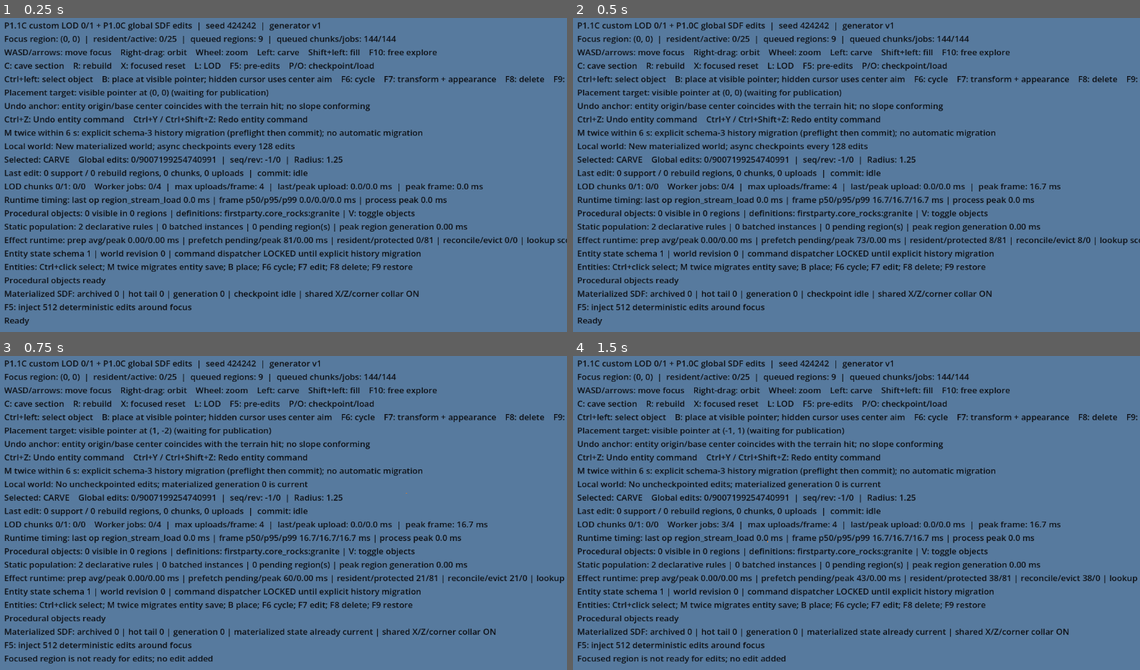
Above: before the commit, frames 1-4 (two rows, left to right).
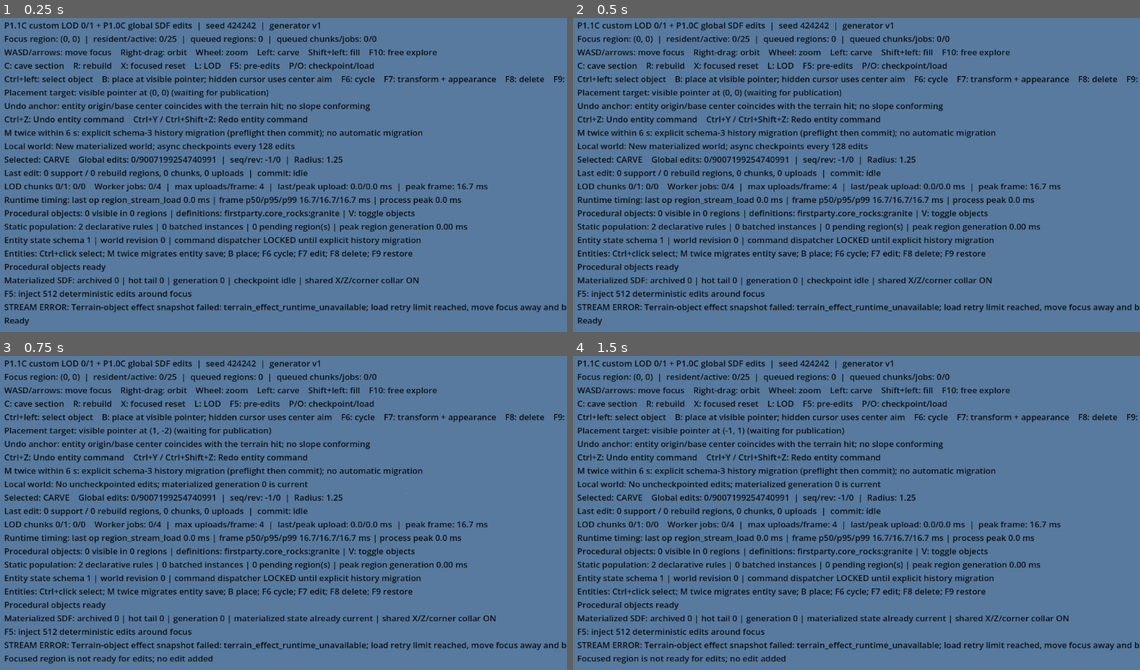
Above: after the commit, the same moments.

Repository: publiomcko-cloud/procedural-sandbox-simulation
Game: Godot game, scene res://scenes/terrain_demo.tscn
Two runs of this game, one before a commit and one after it. Both use one fixed random seed, a clock stepped at 60 frames per second and the inputs below.
Inputs (mouse positions are in pixels of both pictures, inside the frame that each line leads up to):
- Up to frame 1 (0.25 s): no input
- Up to frame 2 (0.5 s): no input
- Up to frame 3 (0.75 s): tap Enter at 0.5 s; move the mouse to (408, 494) at 0.52 s; hold D from 0.53 s (still down); tap P at 0.6 s; click (408, 494) at 0.67 s
- Up to frame 4 (1.5 s): tap Space at 0.77 s; release D at 1.25 s; drag from (737, 525) to (822, 572) at 1.27 s

The runs differ from the first frame. In frame 1, 5.5% of the frame differs, in the area x 0-100%, y 5-94%; in frame 2, 5.1%; in frame 3, 5.4%; in frame 4, 5.4%.
Error after the commit: Parse Error: Identifier "load_usec" not declared in the current scope. (res://scripts/terrain/terrain_object_effect_projection_service.gd:177)

Commit message:
diag: trace projection load and publish stages

Diff:
--- a/game/scripts/terrain/terrain_object_effect_projection_service.gd
+++ b/game/scripts/terrain/terrain_object_effect_projection_service.gd
@@ -13,6 +13,7 @@
 const LocalFrame := preload("res://scripts/terrain/terrain_object_effect_local_frame.gd")
 const LocalFrameIndex := preload("res://scripts/terrain/terrain_object_effect_local_frame_index.gd")
 const Grid := preload("res://scripts/terrain/terrain_chunk_grid.gd")
+const PerformanceTrace := preload("res://scripts/diagnostics/performance_trace.gd")
 
 # The demo retains terrain within radius 2 and a terrain-object effect can reach
 # source regions within radius 2. The normal bounded working set is therefore
@@ -30,6 +31,7 @@
 var initialized := false
 var initialization_error := ""
 var last_reconcile_metrics: Dictionary = {}
+var _perf_trace_enabled := false
 
 var _scopes: Dictionary = {}
 var _scope_indexes: Dictionary = {}
@@ -57,6 +59,7 @@
 ) -> Dictionary:
 	initialized = false
 	initialization_error = ""
+	_perf_trace_enabled = PerformanceTrace.is_enabled()
 	world_id = world_identifier
 	world_seed = seed_value
 	generator_version = generator
@@ -76,6 +79,7 @@
 
 
 func load_scope(region_key: Vector2i) -> Dictionary:
+	var load_started_usec := Time.get_ticks_usec()
 	if not initialized:
 		return _failure("effect_projection_service_not_initialized")
 	var scope_id := Contract.scope_id_for_region(region_key)
@@ -115,6 +119,17 @@
 	_performance["peak_resident_scope_count"] = maxi(
 		int(_performance["peak_resident_scope_count"]), _scopes.size()
 	)
+	var load_duration_usec := Time.get_ticks_usec() - load_started_usec
+	if _perf_trace_enabled and load_duration_usec >= PerformanceTrace.min_usec():
+		PerformanceTrace.emit("effect_scope_load", {
+			"duration_usec": load_duration_usec,
+			"scope_id": scope_id,
+			"region": [region_key.x, region_key.y],
+			"found": bool(loaded.get("found", false)),
+			"generation": int(loaded.get("generation", 0)),
+			"effect_count": (checked["snapshot"]["effects"] as Dictionary).size(),
+			"resident_scope_count": _scopes.size(),
+		})
 	return {
 		"ok": true,
 		"found": bool(loaded.get("found", false)),
@@ -157,7 +172,9 @@
 		return _failure("effect_projection_service_not_initialized")
 	if source_world_revision < 0 or source_world_revision > Contract.MAX_REVISION:
 		return _failure("effect_projection_source_world_revision_invalid")
+	var load_started_usec := Time.get_ticks_usec()
 	var loaded := load_scope(region_key)
+	load_usec = Time.get_ticks_usec() - load_started_usec
 	if not loaded.get("ok", false):
 		return loaded
 	var scope_id := Contract.scope_id_for_region(region_key)
@@ -265,6 +282,7 @@
 		source_world_revision,
 		source_digest_entries
 	)
+	copy_conflict_usec = Time.get_ticks_usec() - copy_conflict_started_usec
 	if int(prior["source_world_revision"]) == source_world_revision 		and String(prior["source_digest_sha256"]) == source_digest 		and prior["source_instance_ids"] == source_instance_ids:
 		last_reconcile_metrics = {
 			"scope_id": scope_id,
@@ -332,9 +350,11 @@
 	# authoritative entity/object state remains durable; after a crash or release
 	# this scope can be rebuilt exactly. Lifecycle mutations still use the
 	# crash-consistent persisted path.
+	var publish_routes_started_usec := Time.get_ticks_usec()
 	_scopes[scope_id] = checked["snapshot"]
 	_install_scope_index(scope_id, index_result["index"])
 	_storage_generations[scope_id] = generation
+	publish_routes_usec = Time.get_ticks_usec() - publish_routes_started_usec
 	last_reconcile_metrics = {
 		"scope_id": scope_id,
 		"changed": true,
@@ -343,7 +363,21 @@
 		"effect_count": incoming_effects.size(),
 		"removed_effect_count": removed_effect_count,
 		"duration_usec": Time.get_ticks_usec() - started_usec,
-	}
+		"load_usec": load_usec,
+		"copy_conflict_usec": copy_conflict_usec,
+		"validate_usec": validate_usec,
+		"index_usec": index_usec,
+		"persist_usec": persist_usec,
+		"publish_routes_usec": publish_routes_usec,
+	}
+	if _perf_trace_enabled and (
+		int(last_reconcile_metrics["duration_usec"]) >= PerformanceTrace.min_usec()
+		or persist_projection
+	):
+		var trace_payload := last_reconcile_metrics.duplicate(true)
+		trace_payload["region"] = [region_key.x, region_key.y]
+		trace_payload["resident_scope_count"] = _scopes.size()
+		PerformanceTrace.emit("effect_projection_reconcile", trace_payload)
 	return {
 		"ok": true,
 		"changed": true,
@@ -365,6 +399,12 @@
 	persist_projection: bool = true
 ) -> Dictionary:
 	var started_usec := Time.get_ticks_usec()
+	var load_usec := 0
+	var copy_conflict_usec := 0
+	var validate_usec := 0
+	var index_usec := 0
+	var persist_usec := 0
+	var publish_routes_usec := 0
 	if not initialized:
 		return _failure("effect_projection_service_not_initialized")
 	if not prebuilt.get("ok", false) 		or prebuilt.get("region_key", Vector2i(2147483647, 2147483647)) 			!= region_key:
@@ -392,6 +432,7 @@
 		)
 		prior["projection_revision"] = prior_projection_revision
 
+	var copy_conflict_started_usec := Time.get_ticks_usec()
 	var incoming_effects: Dictionary = (
 		prebuilt["effects"] as Dictionary
 	).duplicate(true)
@@ -462,20 +503,26 @@
 		"effects": incoming_effects,
 		"local_frames": incoming_frames,
 	}
+	var validate_started_usec := Time.get_ticks_usec()
 	var checked := Contract.validate_snapshot(
 		candidate, world_id, world_seed, generator_version, region_key
 	)
+	validate_usec = Time.get_ticks_usec() - validate_started_usec
 	if not checked.get("ok", false):
 		return checked
+	var index_started_usec := Time.get_ticks_usec()
 	var index_result := _build_scope_index(checked["snapshot"])
+	index_usec = Time.get_ticks_usec() - index_started_usec
 	if not index_result.get("ok", false):
 		return index_result
 
 	var generation := int(_storage_generations.get(scope_id, 0))
 	if persist_projection:
+		var persist_started_usec := Time.get_ticks_usec()
 		var persisted: Dictionary = store.save_validated_snapshot(
 			checked["snapshot"]
 		)
+		persist_usec = Time.get_ticks_usec() - persist_started_usec
 		if not persisted.get("ok", false):
 			initialized = false
 			initialization_error = String(
